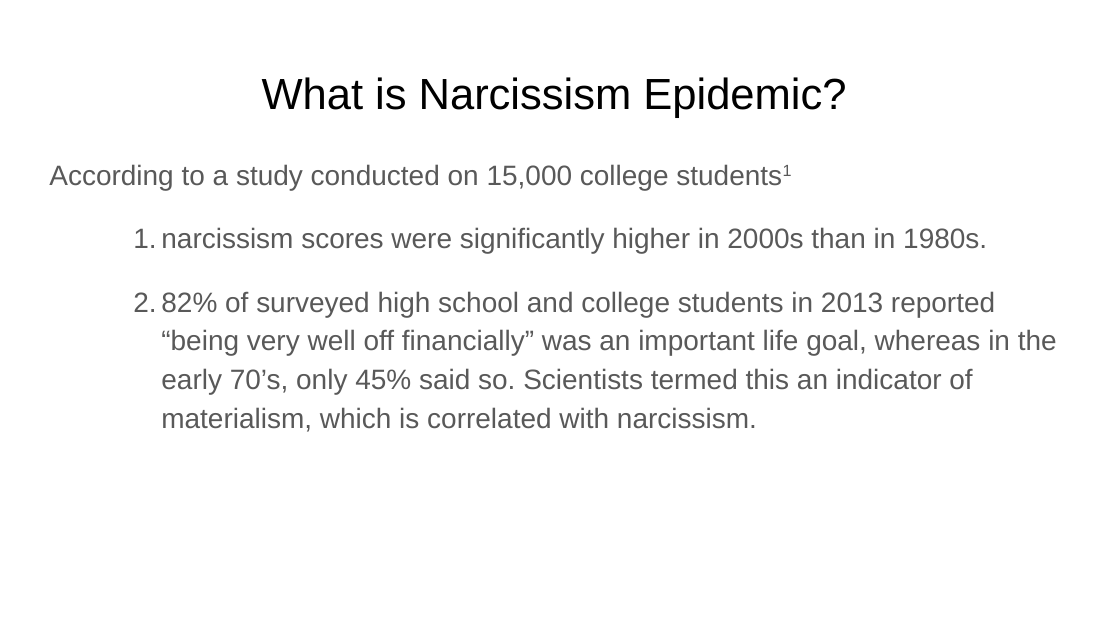
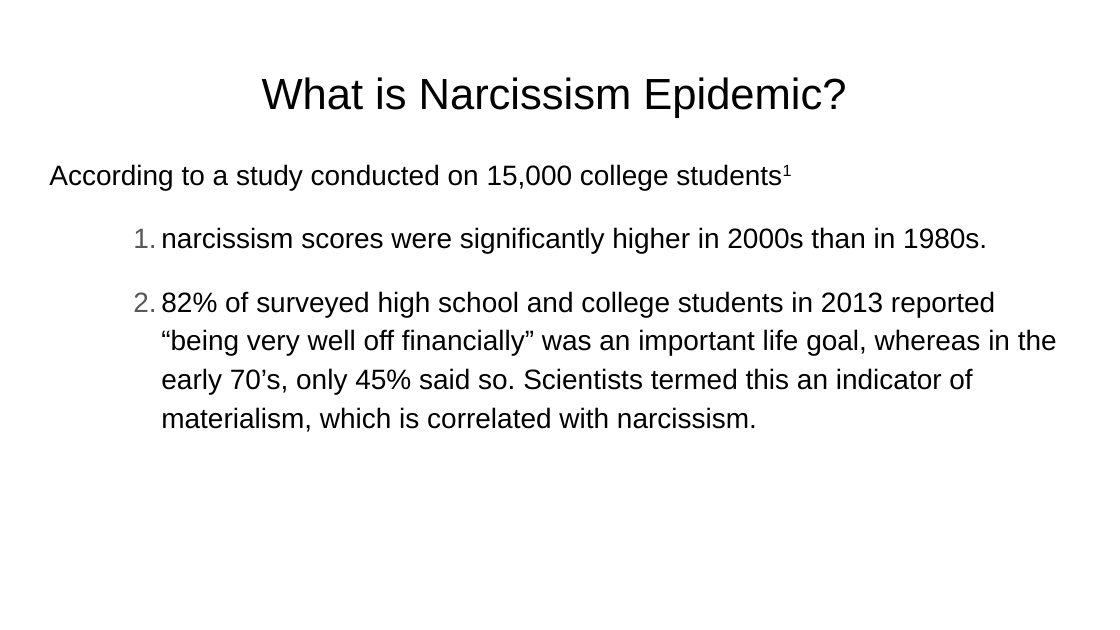
Before and after one commit to nycdatasci/bootcamp006_project, a slide deck: slide 3 of Project1-ExploreVis/JieleiZhu/Bootcamp_ Project#1.pptx. Drawn at 1120x630 pixels with LibreOffice and Linux fonts; fonts in the diff are those of the drawing. Boxes give left, top, right and bottom in pixels: in the first picture for what was removed or moved away, otherwise in the second. Text is boxed around its words. In the diff, an @@ line names an element or a change of style, - is before the commit and + after.

Commit message:
fixed format problems caused by Google Slides

```diff
--- a/Project1-ExploreVis/JieleiZhu/Bootcamp_ Project#1.pptx
+++ b/Project1-ExploreVis/JieleiZhu/Bootcamp_ Project#1.pptx
@@ text "According to a study conducted ..." at box(49, 164, 1057, 432): text colour #595959 to #000000 @@
```
Also in this commit, not shown: 5 other slides changed.
